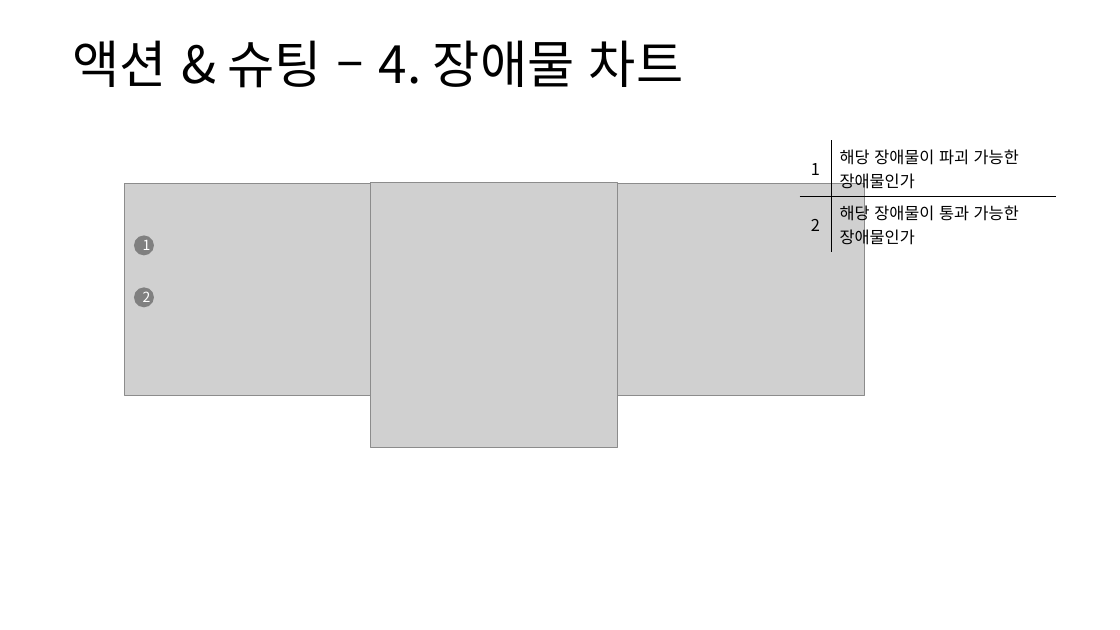
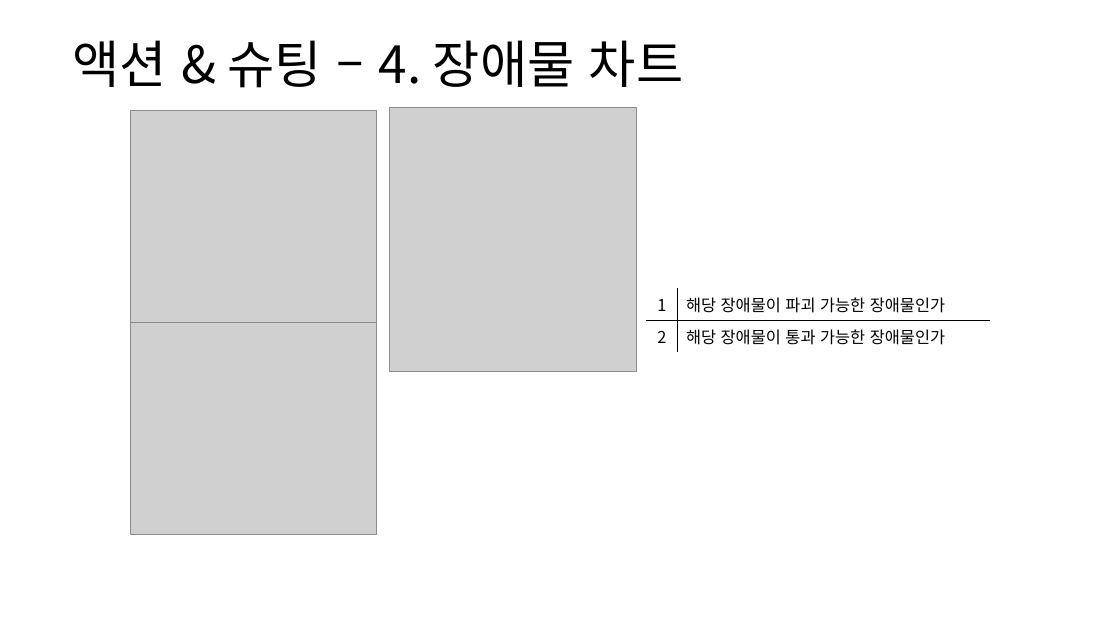
Before and after one commit to yjk0401/unityenginebasic_9th, a slide deck: slide 55 of 기획/방랑엽사전/스킬 시스템 기획서.pptx (slide 54 before the commit). Drawn at 1120x630 pixels with LibreOffice and Linux fonts; fonts in the diff are those of the drawing; grey boxes stand for pictures. Boxes give left, top, right and bottom in pixels: in the first picture for what was removed or moved away, otherwise in the second. Text is boxed around its words. In the diff, an @@ line names an element or a change of style, - is before the commit and + after.

```diff
--- a/기획/방랑엽사전/스킬 시스템 기획서.pptx
+++ b/기획/방랑엽사전/스킬 시스템 기획서.pptx
@@ picture added at (x1=130, y1=111, x2=377, y2=323) @@
@@ picture added at (x1=390, y1=108, x2=637, y2=372) @@
@@ group removed at (x1=124, y1=183, x2=865, y2=448): 3 pictures, 2 ellipses @@
-1
-2
@@ table at (x1=646, y1=288, x2=991, y2=349) @@
-row 1, column 2: 해당 장애물이 파괴 가능한 / 장애물인가
+row 1, column 2: 해당 장애물이 파괴 가능한 장애물인가
-row 2, column 2: 해당 장애물이 통과 가능한 / 장애물인가
+row 2, column 2: 해당 장애물이 통과 가능한 장애물인가
@@ table resized from (x1=800, y1=140, x2=1057, y2=252) to (x1=646, y1=288, x2=991, y2=349) @@
@@ picture added at (x1=130, y1=323, x2=377, y2=534) @@
```
Also in this commit, not shown: 12 other slides changed, 2 slides added, 2 other files.
